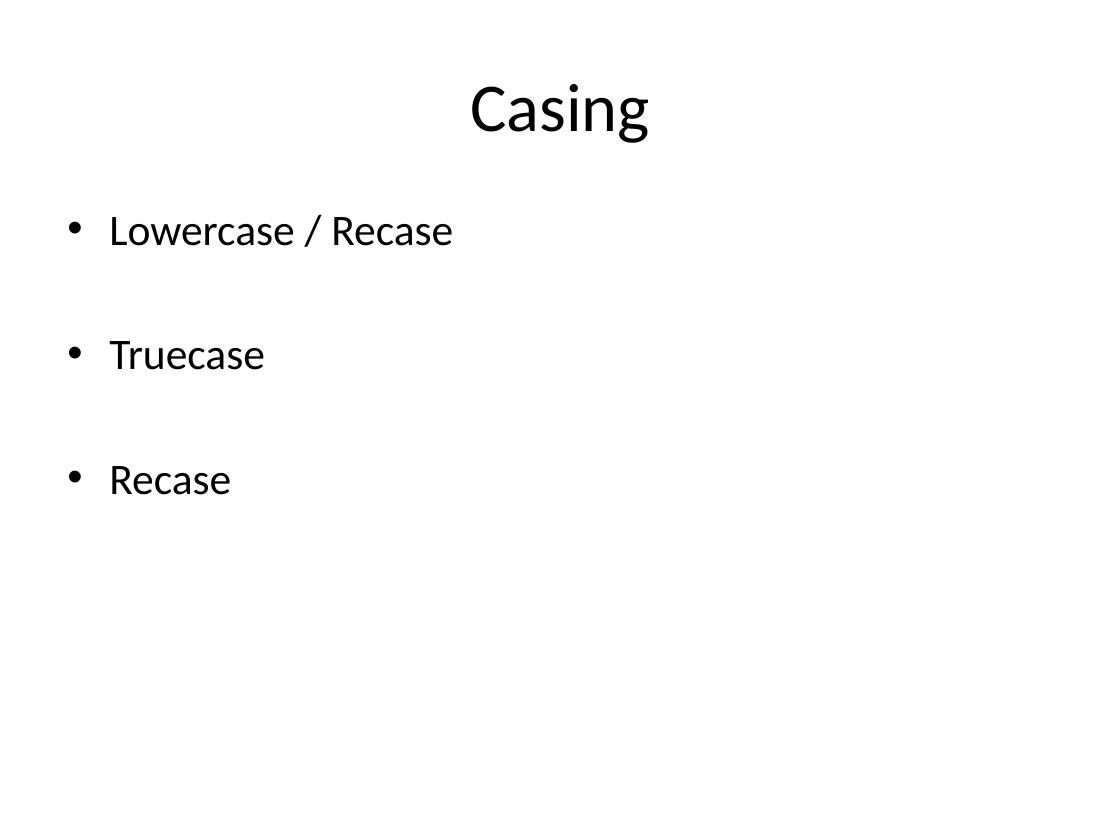
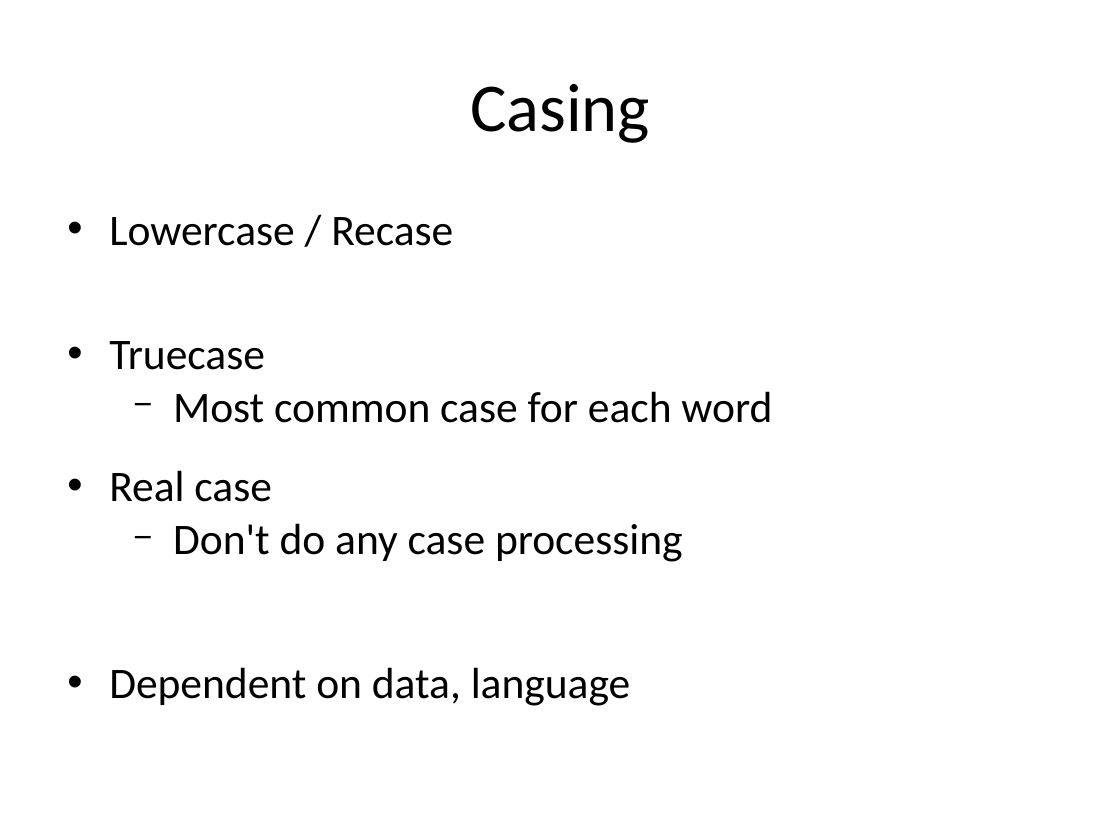
Before and after one commit to hieuhoang/papers, a slide deck: slide 5 of icon.2014/Basics.odp (slide 6 before the commit). Drawn at 1120x840 pixels with LibreOffice and Linux fonts; fonts in the diff are those of the drawing; background and template pictures are left out. Boxes give left, top, right and bottom in pixels: in the first picture for what was removed or moved away, otherwise in the second. Text is boxed around its words. In the diff, an @@ line names an element or a change of style, - is before the commit and + after.

```diff
--- a/icon.2014/Basics.odp
+++ b/icon.2014/Basics.odp
@@ text at [109,391,772,706]: text changed @@
-• Recase
+  − Most common case for each word
+• Real case
+  − Don't do any case processing
+• Dependent on data, language
```
Also in this commit, not shown: 4 other slides changed, 1 slide removed, 3 other files.
